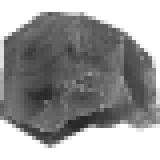
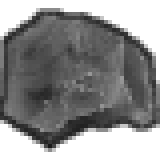
Layered file, before and after one edit (160x160). Changes by layer:
added layer "outline" above "Pasted Layer" over [0, 8, 160, 152]
